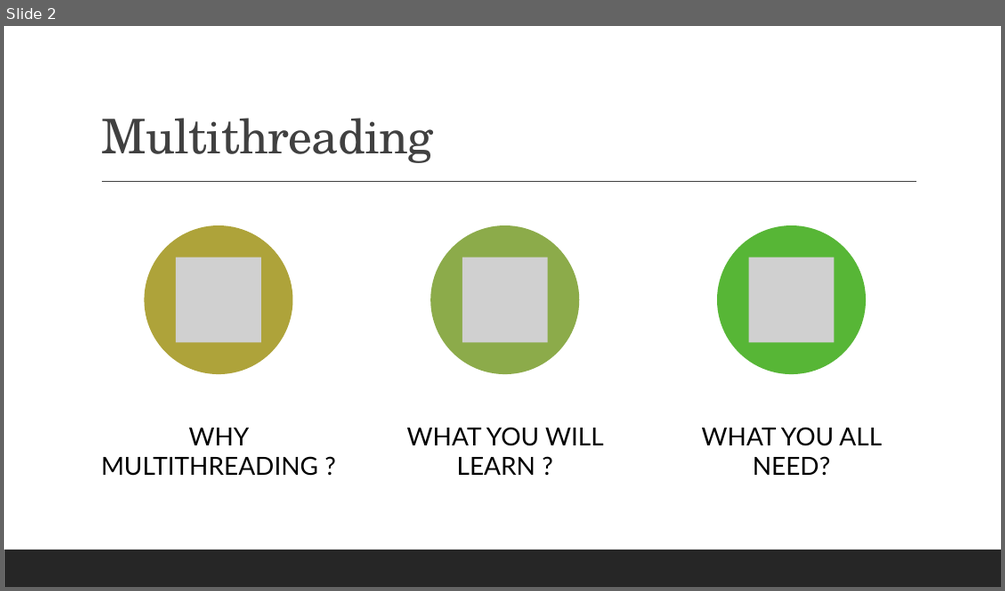
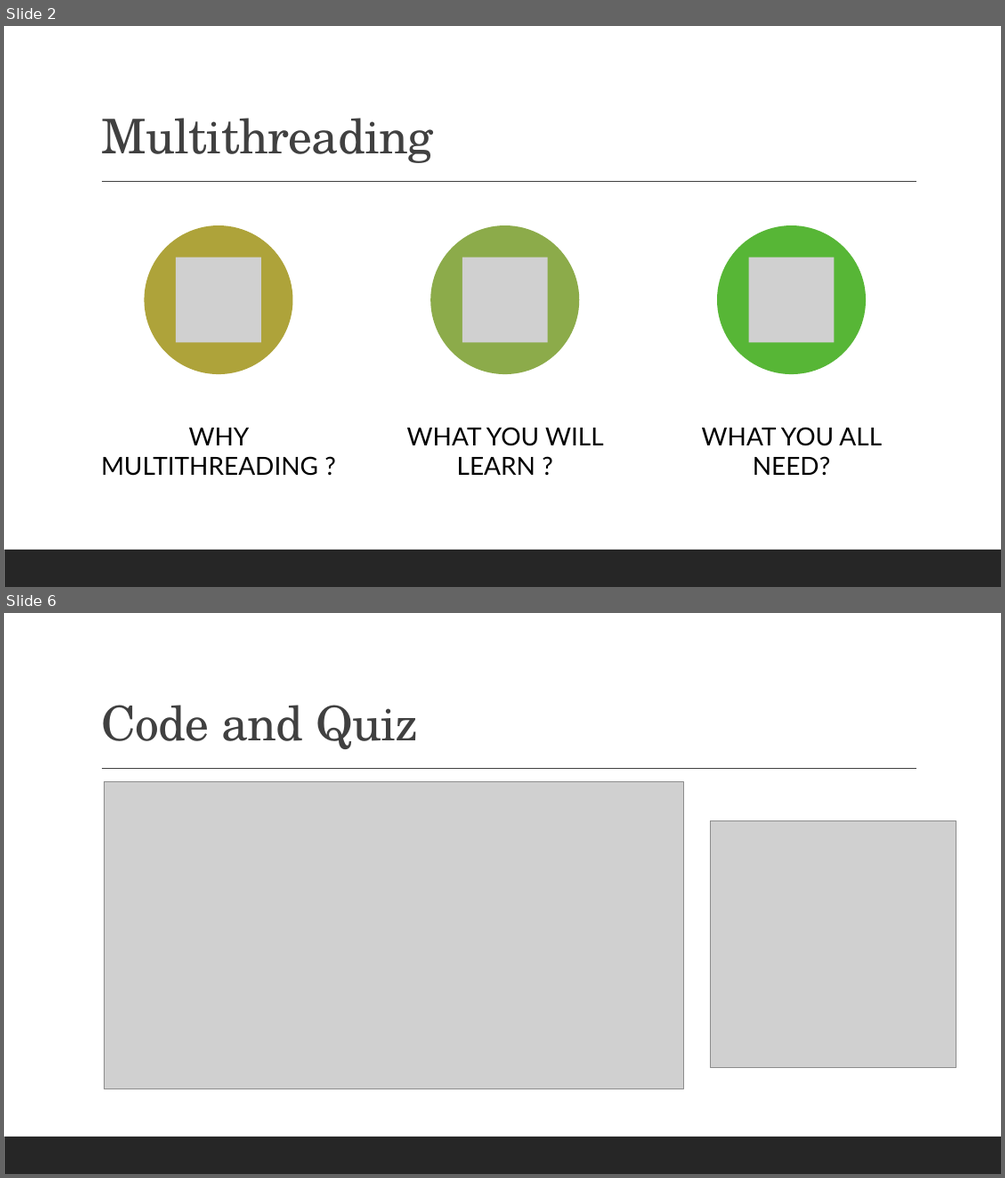
Before and after one commit to bhushanpoojary/MultiThreadingDotNet, a slide deck: PPT/Mastering Multithreading in DotNet.pptx. Shown one above the other, each under a label of ours: slide 2 before the commit, slides 2 and 6 after it; the slides between them are not shown. The pictures are 1005x591 and 1005x1178 pixels, drawn with LibreOffice and Linux fonts; fonts in the diff are those of the drawing; grey boxes stand for pictures. Boxes give left, top, right and bottom in pixels: in the first picture for what was removed or moved away, otherwise in the second. Text is boxed around its words. In the diff, an @@ line names an element or a change of style, - is before the commit and + after.

```diff
--- a/PPT/Mastering Multithreading in DotNet.pptx
+++ b/PPT/Mastering Multithreading in DotNet.pptx
@@ slide 6 added at [4, 613, 1001, 1174], background #FFFFFF; not listed: 2 template elements that a slide beside it also shows @@
@@ title added at [101, 705, 418, 749], 46 pt, text #404040 @@
+Code and Quiz
@@ picture added at [105, 781, 684, 1088] @@
@@ picture added at [710, 821, 956, 1067] @@
```
Also in this commit, not shown: 1 slide changed, 6 other slides added.
